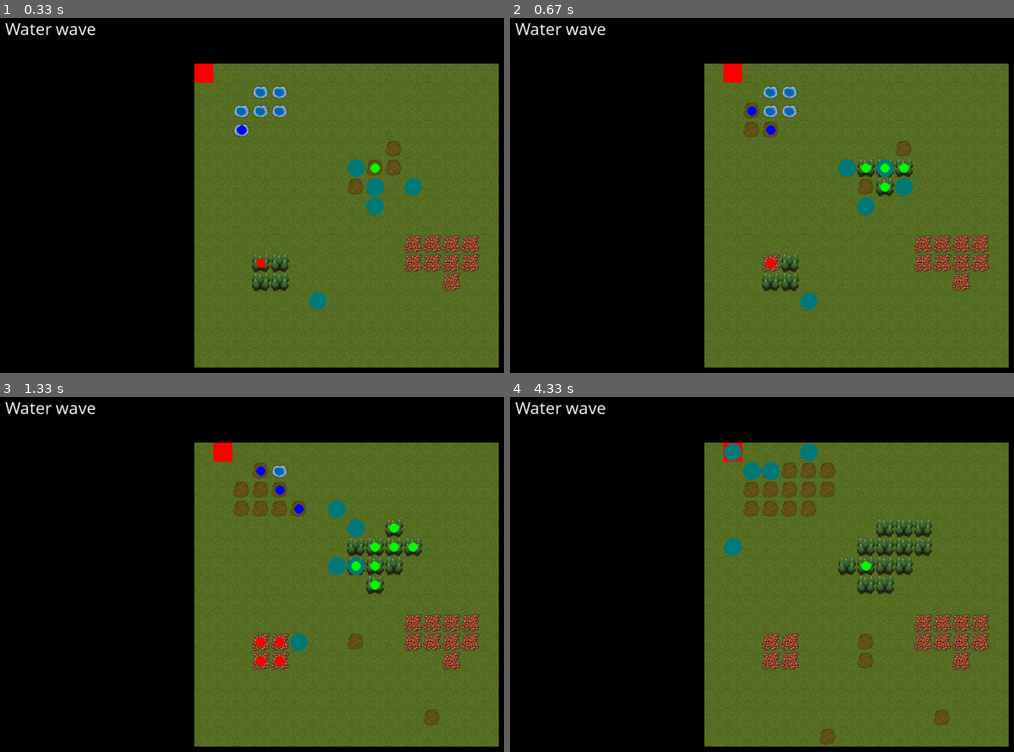
Above: before the commit, frames 1-4 (two rows, left to right).
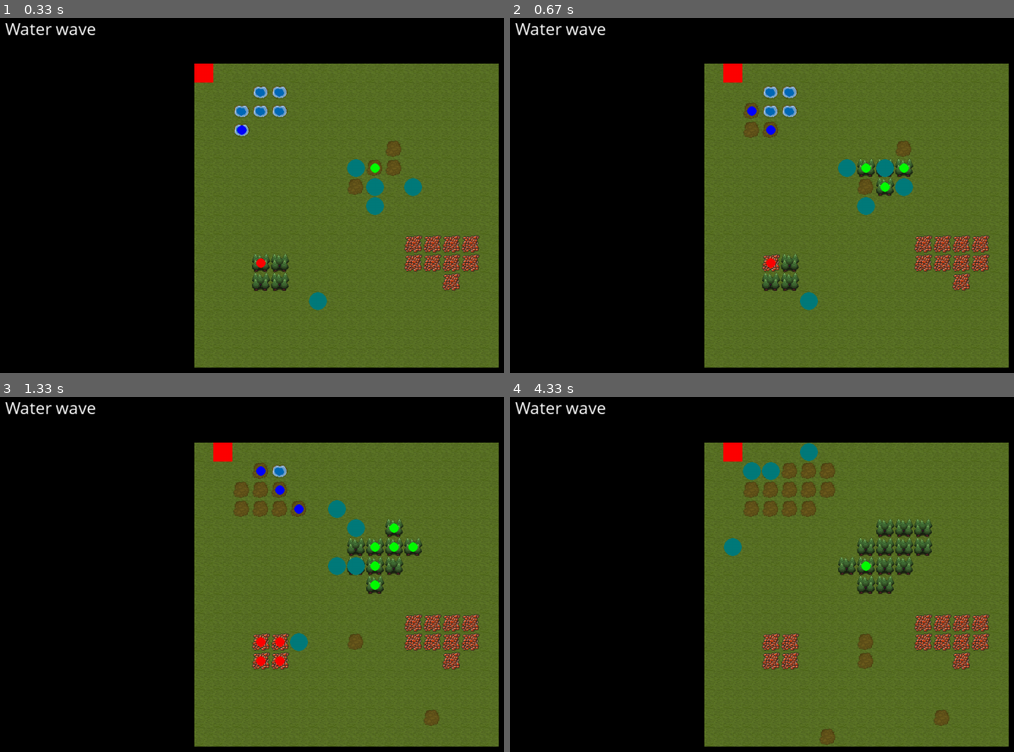
Above: after the commit, the same moments.

Repository: mytinycloud/90D-pygame-scaffold
Game: pygame game, started from main.py
Two runs of this game, one before a commit and one after it. Both use one fixed random seed, a clock stepped at 60 frames per second and the inputs below.
Inputs (mouse positions are in pixels of both pictures, inside the frame that each line leads up to):
- Up to frame 1 (0.33 s): no input
- Up to frame 2 (0.67 s): hold D from 0.33 s (still down); move the mouse to (837, 245) at 0.37 s
- Up to frame 3 (1.33 s): release D at 0.8 s; click (357, 634) at 0.88 s; click (428, 709) at 1.22 s
- Up to frame 4 (4.33 s): click (625, 716) at 1.55 s; click (outside the picture) at 1.88 s; click (666, 428) at 2.22 s; click (686, 510) at 2.55 s; click (832, 727) at 2.88 s; click (862, 663) at 3.22 s; click (outside the picture) at 3.55 s; click (756, 507) at 3.88 s; click (outside the picture) at 4.22 s

Frame 1 is identical in both runs. In frame 2, less than 0.1% of the frame differs, in the area x 73-76%, y 40-44%; in frame 3, less than 0.1%; in frame 4, 0.1%, in the area x 42-46%, y 12-19%.

Commit message:
Add collision system

Diff:
--- a/main.py
+++ b/main.py
@@ -12,6 +12,7 @@
 # Note, systems will be run in the order they are mounted
 systems.time.mount_time_system(group, window.clock)
 systems.turn.mount_turn_system(group)
+systems.collision.mount_collision_system(group)
 systems.controls.mount_control_system(group)
 systems.player.mount_player_system(group)
 systems.enemy.mount_enemy_system(group)
--- a/systems/__init__.py
+++ b/systems/__init__.py
@@ -11,3 +11,4 @@
 from . import ui
 from . import health
 from . import enemy
+from . import collision
--- /dev/null
+++ b/systems/collision.py
@@ -0,0 +1,60 @@
+from engine.ecs import Entity, EntityGroup, enumerate_component, factory
+import typing
+
+from pygame import Vector2
+
+from .motion import MotionComponent
+from . import motion
+
+
+'''
+A component that does collision detection
+'''
+@enumerate_component("collision")
+class CollisionComponent():
+    lookup = {}
+    layers: list[list[Entity]] = factory(list)
+
+    def get_entities_at(self, pos: Vector2, layer: int) -> typing.Generator[Entity,None,None]:
+        for e in self.layers[layer]:
+            if e.motion.position == pos:
+                yield e
+
+    def is_occupied(self, pos: Vector2, layer: int) -> bool:
+        for e in self.layers[layer]:
+            if e.motion.position == pos:
+                return True
+        return False
+
+    @staticmethod
+    def from_layer_count(layers: int) -> 'CollisionComponent':
+        return CollisionComponent(layers=[ [] for _ in range(layers) ])
+
+
+
+'''
+The sprite drawings system:
+Use the camera position to draw all entities with a sprite at their relative location.
+'''
+def collision_system(group: EntityGroup):
+
+    collisions: CollisionComponent = group.query_singleton("collision").collision
+
+    for layer in collisions.layers:
+        layer.clear()
+
+    for e in group.query("motion"):
+        motion: MotionComponent = e.motion
+        if motion.layer != None:
+            collisions.layers[motion.layer].append(e)
+
+
+'''
+Mounts the sprite drawing system, and adds a camera component for the viewport
+'''
+def mount_collision_system(group: EntityGroup):
+    e = Entity("collision")
+    e.collision = CollisionComponent.from_layer_count(motion.LAYER_COUNT)
+    group.add(e)
+
+    group.mount_system(collision_system)
--- a/systems/effect.py
+++ b/systems/effect.py
@@ -6,11 +6,12 @@
 
 from .sprites import SpriteComponent
 from .motion import MotionComponent
-from .controls import ControlComponent
 from .tilemap import TilemapComponent
+from .collision import CollisionComponent
 from . import turn
 from . import tilemap
 from . import utils
+from . import motion
 
 
 SHAPE_NONE = 0
@@ -92,6 +93,7 @@
         return
 
     map: TilemapComponent = group.query_singleton('tilemap').tilemap
+    collision: CollisionComponent = group.query_singleton('collision').collision
 
     for e in group.query("effect", "motion"):
 
@@ -149,10 +151,12 @@
 
             # Apply the propagation requests
             for coord, energy, shape in propagation_request:
-                energy = min(energy, max(0, effect.energy -1))
-                new_entity = propagate_entity(e, coord, energy, shape)
-                try_harvest(map, coord, new_entity.effect)
-                group.add(new_entity)
+
+                if not collision.is_occupied(coord, e.motion.layer):
+                    energy = min(energy, max(0, effect.energy -1))
+                    new_entity = propagate_entity(e, coord, energy, shape)
+                    try_harvest(map, coord, new_entity.effect)
+                    group.add(new_entity)
 
         # decay
         effect.energy -= 1
@@ -186,7 +190,7 @@
     effect_dict = {}
 
     e = Entity("effect-fire")
-    e.motion = MotionComponent()
+    e.motion = MotionComponent(layer=motion.LAYER_EFFECTS)
     e.sprite = SpriteComponent.from_circle(16, (255,0,0))
     e.effect = EffectComponent(cast_from=[tilemap.TILE_EMBER])
     e.effect.add_harvest(tilemap.TILE_PLANT, tilemap.TILE_EMBER, 3)
@@ -196,7 +200,7 @@
     effect_dict["fire"] = e
 
     e = Entity("effect-wave")
-    e.motion = MotionComponent()
+    e.motion = MotionComponent(layer=motion.LAYER_EFFECTS)
     e.sprite = SpriteComponent.from_circle(16, (0,0,255))
     e.effect = EffectComponent(cast_from=[tilemap.TILE_WATER],shape=SHAPE_WAVE)
     e.effect.add_harvest(tilemap.TILE_WATER, tilemap.TILE_MUD, 3)
@@ -204,7 +208,7 @@
     effect_dict["wave"] = e
 
     e = Entity("effect-growth")
-    e.motion = MotionComponent()
+    e.motion = MotionComponent(layer=motion.LAYER_EFFECTS)
     e.sprite = SpriteComponent.from_circle(16, (0,255,0))
     e.effect = EffectComponent(cast_from=[tilemap.TILE_MUD])
     e.effect.add_harvest(tilemap.TILE_MUD, tilemap.TILE_PLANT, 10)
@@ -214,7 +218,7 @@
     effect_dict["growth"] = e
 
     e = Entity("effect-spark")
-    e.motion = MotionComponent()
+    e.motion = MotionComponent(layer=motion.LAYER_EFFECTS)
     e.sprite = SpriteComponent.from_circle(16, (255,255,0))
     e.effect = EffectComponent(cast_from=[tilemap.TILE_EMBER], shape=SHAPE_LANCE)
     e.effect.add_harvest(tilemap.TILE_EMBER, tilemap.TILE_EARTH, 2)
--- a/systems/enemy.py
+++ b/systems/enemy.py
@@ -6,6 +6,7 @@
 from .turn import TurnComponent
 from .health import HealthComponent, reduce_player_health
 from . import turn
+from . import motion
 
 from math import copysign
 from random import choice
@@ -76,7 +77,7 @@
     enemy = Entity("enemy")
     enemy.enemy = EnemyComponent(damage = 10)
     enemy.sprite = SpriteComponent.from_circle(diameter = 30, color = (0,123,123))
-    enemy.motion = MotionComponent(position = Vector2(position[0],position[1]))
+    enemy.motion = MotionComponent(layer=motion.LAYER_ENEMIES, position = Vector2(position))
     enemy.health = HealthComponent(health = 100)
 
     return enemy
--- a/systems/motion.py
+++ b/systems/motion.py
@@ -4,6 +4,12 @@
 from .turn import TurnComponent
 from .tilemap import TilemapComponent
 from . import utils
+
+LAYER_NONE = None
+LAYER_PLAYER = 0
+LAYER_ENEMIES = 1
+LAYER_EFFECTS = 2
+LAYER_COUNT = 3
 
 '''
 Component containing a position, velocity, ect
@@ -12,6 +18,7 @@
 class MotionComponent():
     position: Vector2 = factory(Vector2)
     velocity: Vector2 = factory(Vector2)
+    layer: int | None = LAYER_NONE
 
 '''
 The motion update system:
--- a/systems/player.py
+++ b/systems/player.py
@@ -6,6 +6,7 @@
 from .controls import ControlComponent
 from .health import HealthComponent
 from . import turn
+from . import motion
 
 
 '''
@@ -58,7 +59,7 @@
 def mount_player_system(group: EntityGroup):
     player = Entity("player")
     player.player = PlayerComponent()
-    player.motion = MotionComponent()
+    player.motion = MotionComponent(layer=motion.LAYER_PLAYER)
     player.sprite = SpriteComponent.from_box((32, 32), (255,0,0))
     player.health = HealthComponent(health = 100)
     group.add(player)
--- a/systems/sprites.py
+++ b/systems/sprites.py
@@ -17,7 +17,6 @@
 @enumerate_component("sprite")
 class SpriteComponent():
     surface: Surface
-    z: float = 0
 
     '''
     Creates a sprite from a resource file
@@ -75,7 +74,7 @@
             tile_surface = TILE_SPRITES[tile]
             surface.blit(tile_surface, Vector2(x, y) * scale + origin - Vector2(TILE_SCALE) / 2)
 
-    for e in sorted(group.query('sprite', 'motion'), key = lambda e: e.sprite.z):
+    for e in sorted((e for e in group.query('sprite', 'motion') if (e.motion.layer != None)), key = lambda e: -e.motion.layer):
 
         motion: MotionComponent = e.motion
         sprite: SpriteComponent = e.sprite
